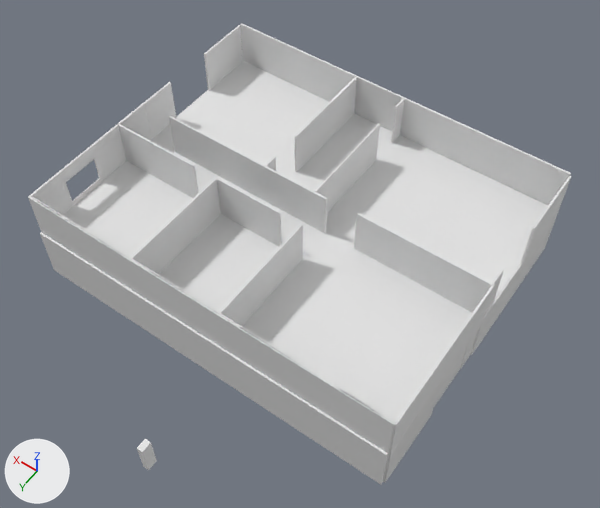
The FBX model GGJ2019/Assets/3D/Casa/nivel2.fbx: old version first, new version second.
Rendered twice from a 50 mm lens placed at (-15.5, 21.9, 35.0), pointed at (-1.1, 1.8, 3.4). The axes (+X, +Y, +Z) are drawn at lower left. The lights are the same throughout. Where no turn or scale is listed for an object, it has been applied to the vertices.

Names of what the first picture shows: 'Cube', 'Cube.001', 'Cube.003', 'Cube.003_Cube.005', 'Cube.004', 'Cube.005_Cube.006', 'Cube.006', 'Cube.006_Cube.007', 'Cube.008', 'Cube.008_Cube.018', 'Cube.011_Cube.012', 'Cube.013_Cube.014', 'Cube.014', 'Cube.014_Cube.015', 'Cube.015_Cube.019', 'Cube.017_Cube.021', 'Cube.018_Cube.022', 'Cube.019_Cube.023', 'Cube.021', 'Cube.021_Cube.026', 'Cube.082', 'Cube_Cube.002'.
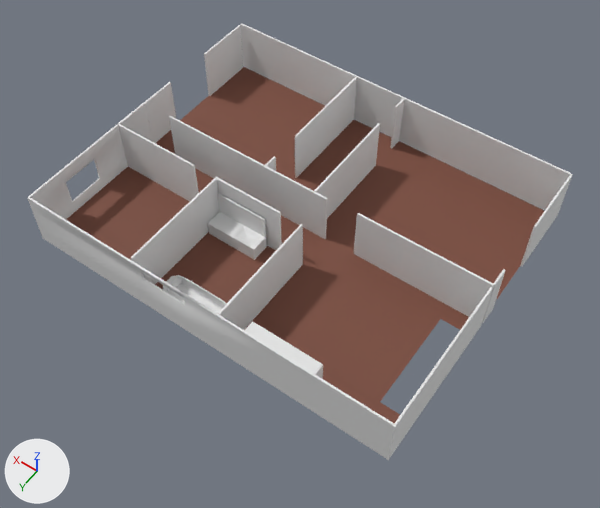
Commit message: Correcion nivel2

Boxes (x1, y1, x2, y2) around the edits, measured in the pictures (600 x 508 px):
'Cube.001', deleted: before (63, 61, 548, 481)
'Cube.002', added: after (27, 197, 394, 458)
'Cube.008_Cube.018', deleted: before (28, 197, 395, 457)
'Cube.004', deleted: before (40, 232, 388, 484)
'Cube', reshaped, moved, turned, rescaled: before (383, 383, 440, 483); after (208, 193, 267, 260)
'Cube.021', deleted: before (471, 220, 555, 355)
'Cube.025', added: after (245, 321, 323, 379)
'Cube_Cube.002', moved: before (521, 176, 571, 268); after (520, 174, 573, 266)
'Cube.026', added: after (163, 275, 227, 314)
'Cube.013_Cube.014', deleted: before (31, 196, 398, 458)
'Cube.018_Cube.022', deleted: before (137, 439, 157, 470)
'Cube.003_Cube.005', moved: before (486, 268, 504, 313); after (482, 269, 506, 323)
'Cube.003', deleted: before (460, 333, 477, 369)
'Cube.008', deleted: before (244, 61, 544, 204)
'Cube.006', deleted: before (470, 328, 480, 355)
'Plane.002', unchanged, uncovered by the edit: after (66, 67, 544, 423)

Patch to the scene script:
```diff
--- a/GGJ2019/Assets/3D/Casa/nivel2.fbx.py
+++ b/GGJ2019/Assets/3D/Casa/nivel2.fbx.py
@@ me_cube_002 @@
 # used by ob_cube; location = (-10.05, 5.96, 1.92); rotation_euler = (0.0, 0.0, 1.571), in degrees (0, 0, 90); scale = (2.0, 0.05, 1.5)
-me_cube_002.from_pydata(...)  # 8 vertices, 6 faces; spans x -1.0..1.0, y -1.0..1.0, z -1.0..1.0
+me_cube_002.from_pydata(...)  # 58 vertices, 50 faces; spans x -0.32..1.11, y -1.75..1.66, z 0.63..2.75
+# me_cube_002 part 1: the whole mesh is rebuilt
@@ ob_cube_013_cube_014 @@
-ob_cube_013_cube_014 = bpy.data.objects.new('Cube.013_Cube.014', me_cube_013_cube_014)
@@ ob_cube @@
 ob_cube = bpy.data.objects.new('Cube', me_cube_002)
-ob_cube.location = (-10.05, 5.96, 1.92)
-ob_cube.rotation_euler = (0.0, 0.0, 1.571)  # degrees (0, 0, 90)
-ob_cube.scale = (2.0, 0.05, 1.5)
+ob_cube.location = (2.09, 2.86, 2.31)
+ob_cube.rotation_euler = (0.0, 0.0, -1.571)  # degrees (0, 0, -90)
+ob_cube.scale = (0.691, 0.83, 1.01)
@@ ob_cube_018_cube_022 @@
-ob_cube_018_cube_022 = bpy.data.objects.new('Cube.018_Cube.022', me_cube_018_cube_022)
@@ ob_cube_003 @@
-ob_cube_003 = bpy.data.objects.new('Cube.003', me_cube_005)
@@ ob_cube_008_cube_018 @@
-ob_cube_008_cube_018 = bpy.data.objects.new('Cube.008_Cube.018', me_cube_008_cube_018)
@@ ob_cube_003_cube_005 @@
 ob_cube_003_cube_005 = bpy.data.objects.new('Cube.003_Cube.005', me_cube_003_cube_005)
-ob_cube_003_cube_005.location = (0.0, 0.0, 2.57)
+ob_cube_003_cube_005.location = (-0.01, 0.0, 2.57)
 ob_cube_003_cube_005.rotation_euler = (-1.571, 0.0, 3.142)  # degrees (-90, 0, 180)
@@ ob_cube_cube_002 @@
 ob_cube_cube_002 = bpy.data.objects.new('Cube_Cube.002', me_cube_cube_002)
-ob_cube_cube_002.location = (0.0, 0.0, 2.57)
+ob_cube_cube_002.location = (0.0, -0.15, 2.57)
 ob_cube_cube_002.rotation_euler = (-1.571, 0.0, 3.142)  # degrees (-90, 0, 180)
@@ ob_cube_001 @@
-ob_cube_001 = bpy.data.objects.new('Cube.001', me_cube_001)
@@ ob_cube_006 @@
-ob_cube_006 = bpy.data.objects.new('Cube.006', me_cube_007)
@@ ob_cube_008 @@
-ob_cube_008 = bpy.data.objects.new('Cube.008', me_cube_018)
@@ ob_cube_014 @@
-ob_cube_014 = bpy.data.objects.new('Cube.014', me_cube_015)
@@ ob_cube_004 @@
-ob_cube_004 = bpy.data.objects.new('Cube.004', me_cube_004)
@@ ob_cube_021 @@
-ob_cube_021 = bpy.data.objects.new('Cube.021', me_cube_026)
@@ ob_cube_025 @@
+ob_cube_025 = bpy.data.objects.new('Cube.025', me_cube_009)  # a box spanning x -0.48..1.52, y -1.0..1.0, z -1.0..1.0
+ob_cube_025.location = (-3.37, 7.52, 4.22)
+ob_cube_025.rotation_euler = (-3.142, 0.0, 0.0)  # degrees (-180, 0, 0)
+ob_cube_025.scale = (-1.82, -0.389, -1.18)
@@ ob_cube_002 @@
+ob_cube_002 = bpy.data.objects.new('Cube.002', me_cube_003)  # 60 vertices, 60 faces; spans x -10.0..10.0, y 0.4..3.4, z -8.1..-8.0; in mat_none (white #e7e7e7)
+ob_cube_002.location = (0.0, 16.12, 2.57)
+ob_cube_002.rotation_euler = (-1.571, 0.0, 3.142)  # degrees (-90, 0, 180)
+ob_cube_002.scale = (-1.0, -1.0, -1.0)
@@ ob_cube_026 @@
+ob_cube_026 = bpy.data.objects.new('Cube.026', me_cube_016)  # 104 vertices, 54 faces; spans x -1.86..1.86, y -0.63..0.63, z -0.24..0.56
+ob_cube_026.location = (0.99, 6.81, 3.21)
```
